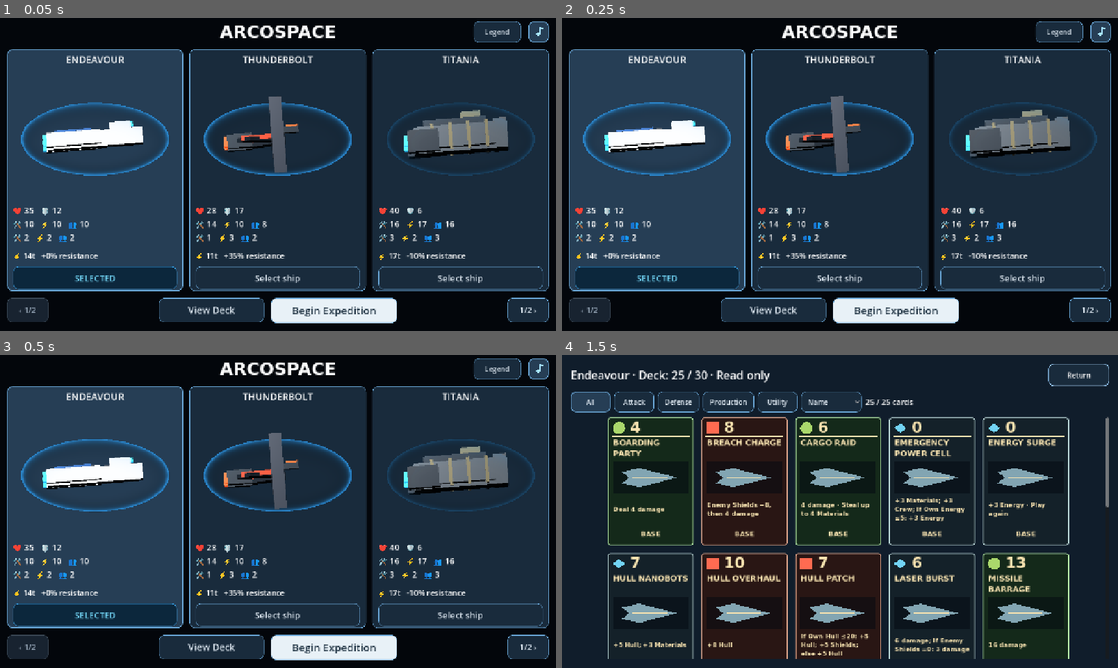
Above: before the commit, frames 1-4 (two rows, left to right).
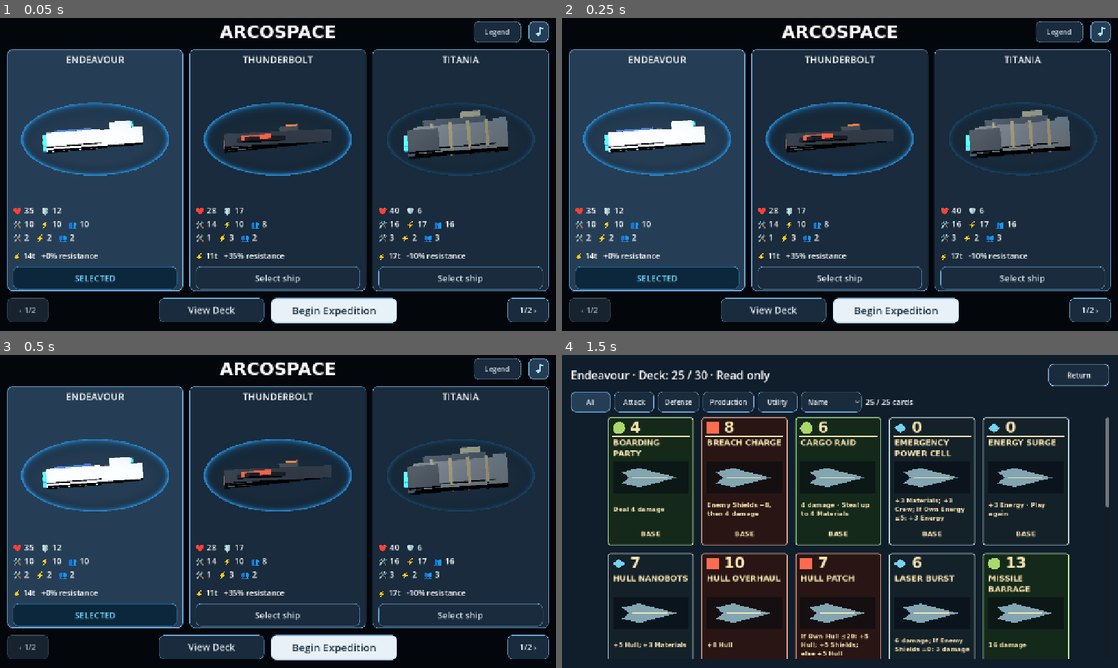
Above: after the commit, the same moments.

Repository: RPGMaster2000/arcospace
Game: Godot game, scene res://scenes/battle_setup.tscn
Two runs of this game, one before a commit and one after it. Both use one fixed random seed, a clock stepped at 60 frames per second and the inputs below. Sound files missing from this copy of the repository are replaced by a short silence.
Inputs:
- Up to frame 1 (0.05 s): no input
- Up to frame 2 (0.25 s): no input
- Up to frame 3 (0.5 s): no input
- Up to frame 4 (1.5 s): click "Begin Expedition" at 0.5 s; click "Deck" at 1.25 s

The runs differ from the first frame. In frame 1, 0.9% of the frame differs, in the area x 40-60%, y 25-50%; in frame 2, 0.9%, in the area x 40-60%, y 24-50%; in frame 3, 0.9%; in frame 4, nothing differs.

Commit message:
Orient interceptor prism along the existing forward axis

Diff:
--- a/scenes/ships/thunderbolt.tscn
+++ b/scenes/ships/thunderbolt.tscn
@@ -99,7 +99,7 @@
 [node name="Details" type="Node3D" parent="Body"]
 
 [node name="Hull" type="MeshInstance3D" parent="Body"]
-transform = Transform3D(0, 0, -1, 1, 0, 0, 0, -1, 0, 0, 0, 0)
+rotation = Vector3(1.5707963, 0, -1.5707963)
 mesh = SubResource("Mesh0")
 material_override = SubResource("HullMaterial")
 
